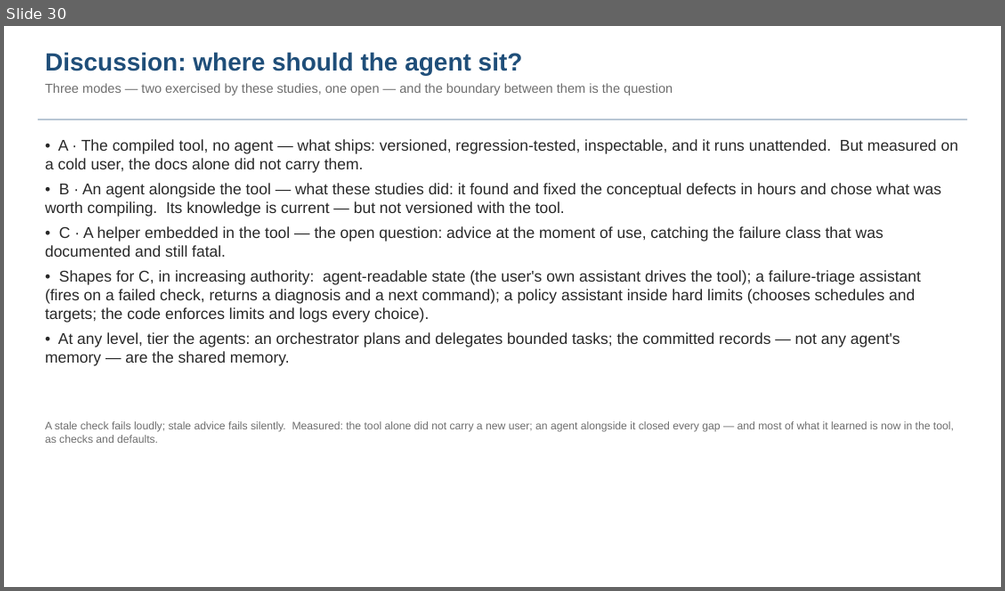
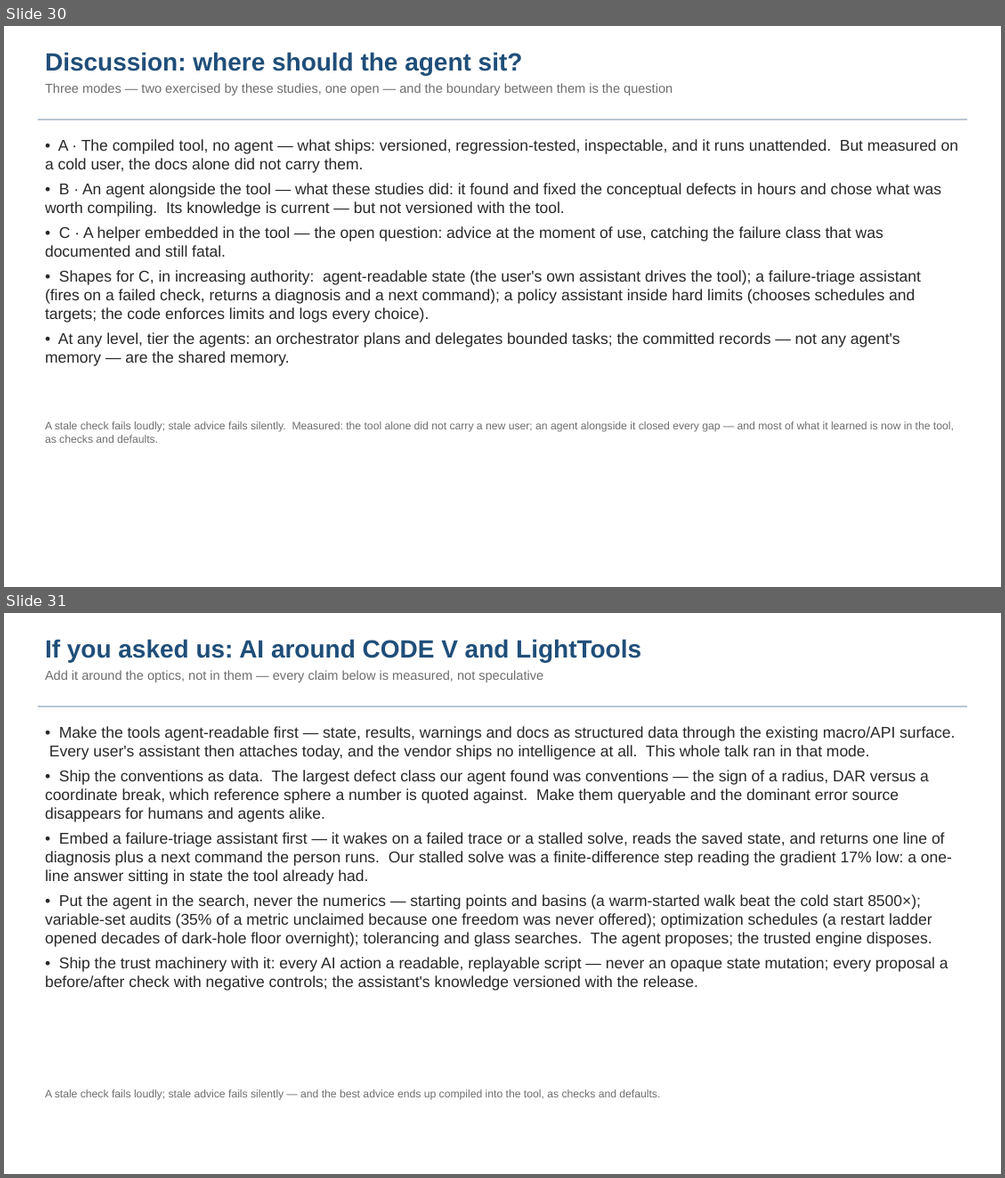
Before and after one commit to nasa-jpl/macos, a slide deck: demo_session/baseline_pass3.pptx. Shown one above the other, each under a label of ours: slide 30 before the commit, slides 30 and 31 after it. The pictures are 1005x591 and 1005x1178 pixels, drawn with LibreOffice and Linux fonts; fonts in the diff are those of the drawing. Boxes give left, top, right and bottom in pixels: in the first picture for what was removed or moved away, otherwise in the second. Text is boxed around its words. In the diff, an @@ line names an element or a change of style, - is before the commit and + after.

```diff
--- a/demo_session/baseline_pass3.pptx
+++ b/demo_session/baseline_pass3.pptx
@@ slide 31 added at [4,613,1001,1174], background #FFFFFF @@
@@ text added at [45,639,641,682], 12.5 pt, text #6E6E6E @@
+If you asked us: AI around CODE V and LightTools
+Add it around the optics, not in them — every claim below is measured, not speculative
@@ rectangle added at [38,706,967,707], fill #B8C6D4 @@
@@ text added at [45,726,955,990], 15 pt, text #282828 @@
+• Make the tools agent-readable first — state, results, warnings and docs as structured data through the existing macro/API surface. Every user's assistant then attaches today, and the vendor ships no intelligence at all. This whole talk ran in that mode.
+• Ship the conventions as data. The largest defect class our agent found was conventions — the sign of a radius, DAR versus a coordinate break, which reference sphere a number is quoted against. Make them queryable and the dominant error source disappears for humans and agents alike.
+• Embed a failure-triage assistant first — it wakes on a failed trace or a stalled solve, reads the saved state, and returns one line of diagnosis plus a next command the person runs. Our stalled solve was a finite-difference step reading the gradient 17% low: a one-line answer sitting in state the tool already had.
+• Put the agent in the search, never the numerics — starting points and basins (a warm-started walk beat the cold start 8500×); variable-set audits (35% of a metric unclaimed because one freedom was never offered); optimization schedules (a restart ladder opened decades of dark-hole floor overnight); tolerancing and glass searches. The agent proposes; the trusted engine disposes.
+• Ship the trust machinery with it: every AI action a readable, replayable script — never an opaque state mutation; every proposal a before/after check with negative controls; the assistant's knowledge versioned with the release.
@@ text added at [45,1089,660,1100], 10.5 pt, text #6E6E6E @@
+A stale check fails loudly; stale advice fails silently — and the best advice ends up compiled into the tool, as checks and defaults.
```
Also in this commit, not shown: 3 other files.
